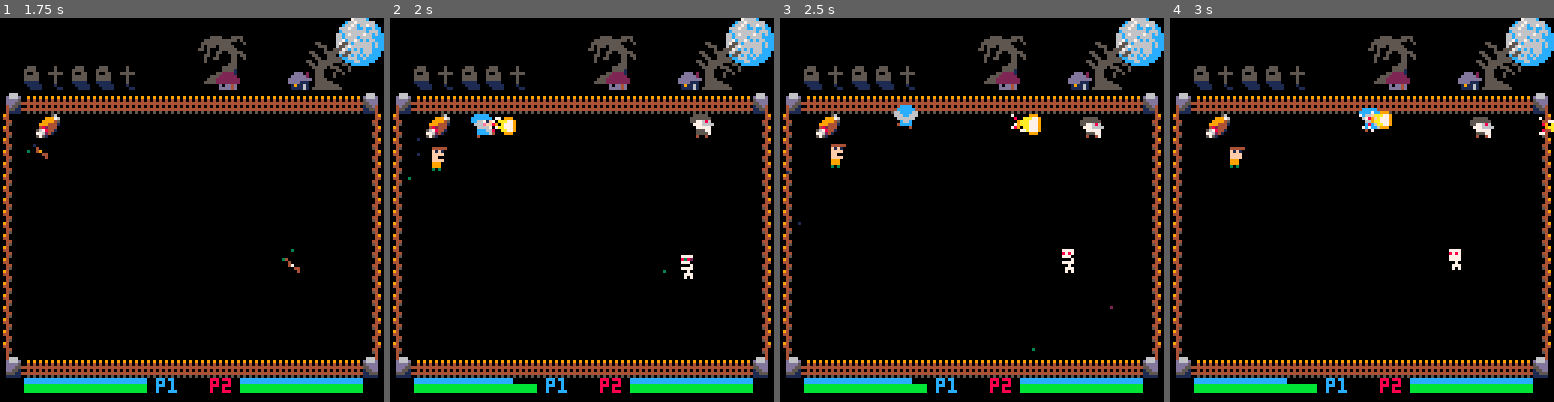
Above: before the commit, frames 1-4 (left to right).
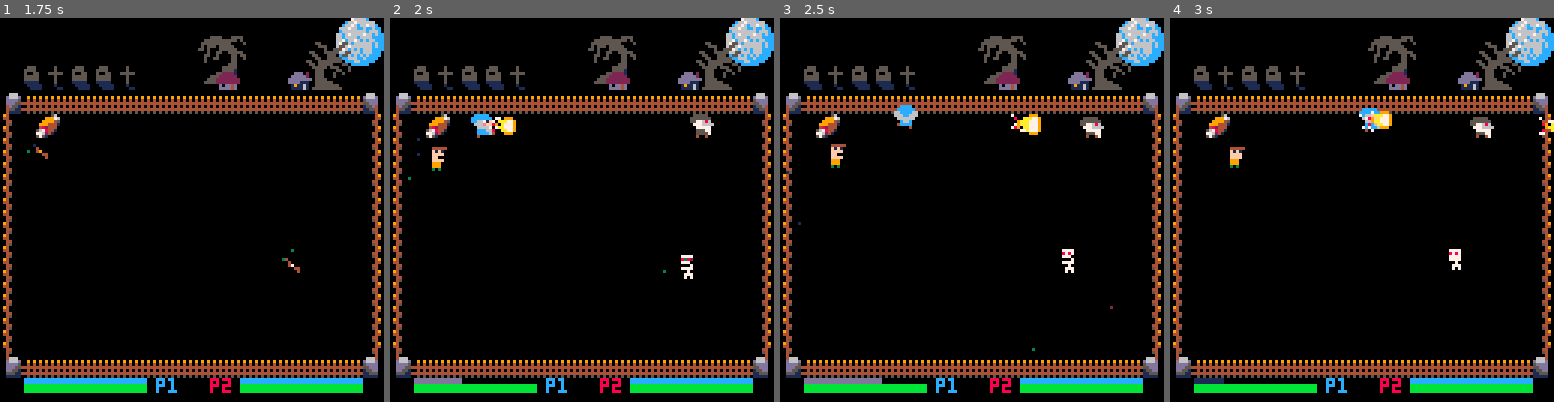
Above: after the commit, the same moments.

Repository: ravertass/wizardkingz
Game: PICO-8 cartridge wizardz.p8
The game is run twice, just before and just after one commit, with the same random seed, the same clock (stepped at 60 frames per second) and the same inputs.
Inputs:
- Up to frame 1 (1.75 s): tap X (X key) at 0.33, 1.07 s; tap O (Z key) at 0.7, 1.7 s; hold Right from 1.6 s (still down)
- Up to frame 2 (2 s): keep holding Right; tap X (X key) at 1.85 s
- Up to frame 3 (2.5 s): release Right at 2.1 s; tap O (Z key) at 2.1 s; hold Up 2.15-2.42 s; hold Right from 2.47 s (still down)
- Up to frame 4 (3 s): keep holding Right; tap O (Z key) at 2.5, 2.9 s; tap X (X key) at 2.97 s

Frame 1 is identical in both runs. In frame 2, 0.4% of the frame differs, in the area x 6-33%, y 93-96%; in frame 3, 0.4%, in the area x 6-35%, y 93-96%; in frame 4, 0.4%.

Commit message:
Add maxmana as variable on wizards for later increments

Diff:
--- a/wizardz.p8
+++ b/wizardz.p8
@@ -78,6 +78,7 @@
 human_spawn_sprs = {088, 089}
 c_startscreen_timer = "startscreen_timer"
 c_startscreen_timer_countdown_start = 1
+c_original_max_mana = 30
 projectile_sprs = {
   fireball = {128, 129},
   lightning_ball = {132, 133, 134}
@@ -168,7 +169,8 @@
     bait_type = "meat",
     active_baits = 0,
     shoot_counter = 10,
-    mana = c_max_mana,
+    c_max_mana = c_original_max_mana,
+    mana = c_original_max_mana,
     mana_punishment_counter = 0,
     health = c_max_health,
     invincibility_counter = 60,
@@ -207,7 +209,8 @@
     bait_type = "cat",
     active_baits = 0,
     shoot_counter = 10,
-    mana = c_max_mana,
+    c_max_mana = c_original_max_mana,
+    mana = c_original_max_mana,
     mana_punishment_counter = 0,
     health = c_max_health,
     invincibility_counter = 60,
@@ -431,7 +434,7 @@
   if pl.mana_punishment_counter > 0 then
     pl.mana_punishment_counter -= 1
   else
-    pl.mana = min(c_max_mana, pl.mana + 0.5)
+    pl.mana = min(pl.c_max_mana, pl.mana + 0.5)
     if btn(5, pl.no) and pl.shoot_counter == 0 and pl.mana > 10 then
       shoot_straight_fireball(pl)
       pl.mana -= 20
@@ -1142,19 +1145,19 @@
 end
 
 function draw_manabar(pl, x)
-  local col = manabar_color(pl.mana, pl.mana_punishment_counter)
-  local x_end = x + (pl.mana/c_max_mana)*40
+  local col = manabar_color(pl)
+  local x_end = x + (pl.mana/pl.c_max_mana)*40
   if (pl.mana_punishment_counter % 4) == 0 then
     rectfill(x, 120, x_end, 121, col)
   end
 end
 
-function manabar_color(mana, punishment_counter)
-  if punishment_counter > 0 then
+function manabar_color(pl)
+  if pl.mana_punishment_counter > 0 then
     return 14
-  elseif mana > ((2*c_max_mana)/3) then
+  elseif pl.mana > ((2*pl.c_max_mana)/3) then
     return 12
-  elseif mana > (c_max_mana/3) then
+  elseif pl.mana > (pl.c_max_mana/3) then
     return 13
   else
     return 1
